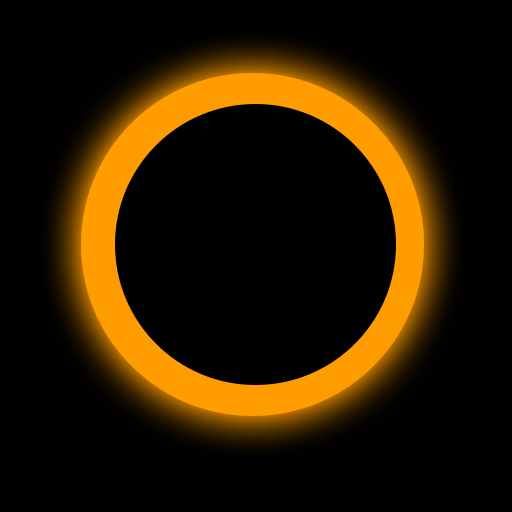
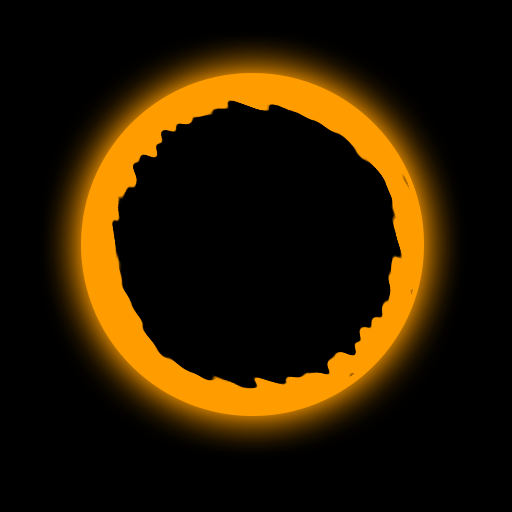
Layer changes from the first 512x512 image to the second:
painted on "Ellipse 2" over [112,100,414,389]
